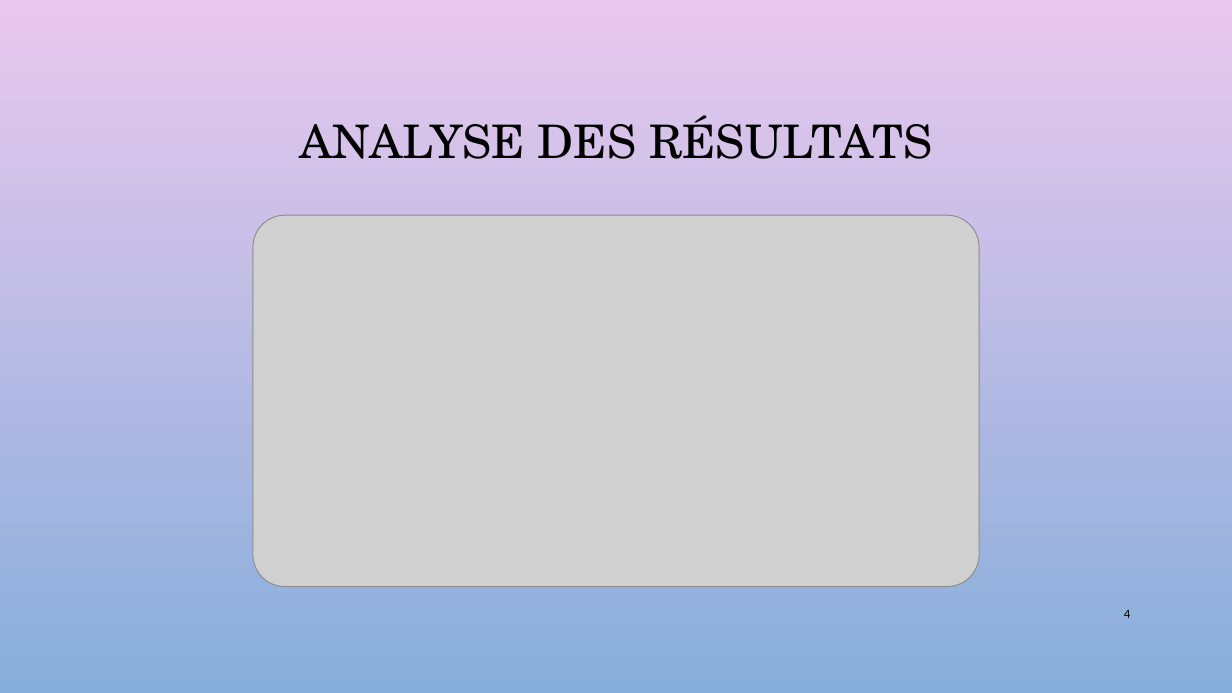
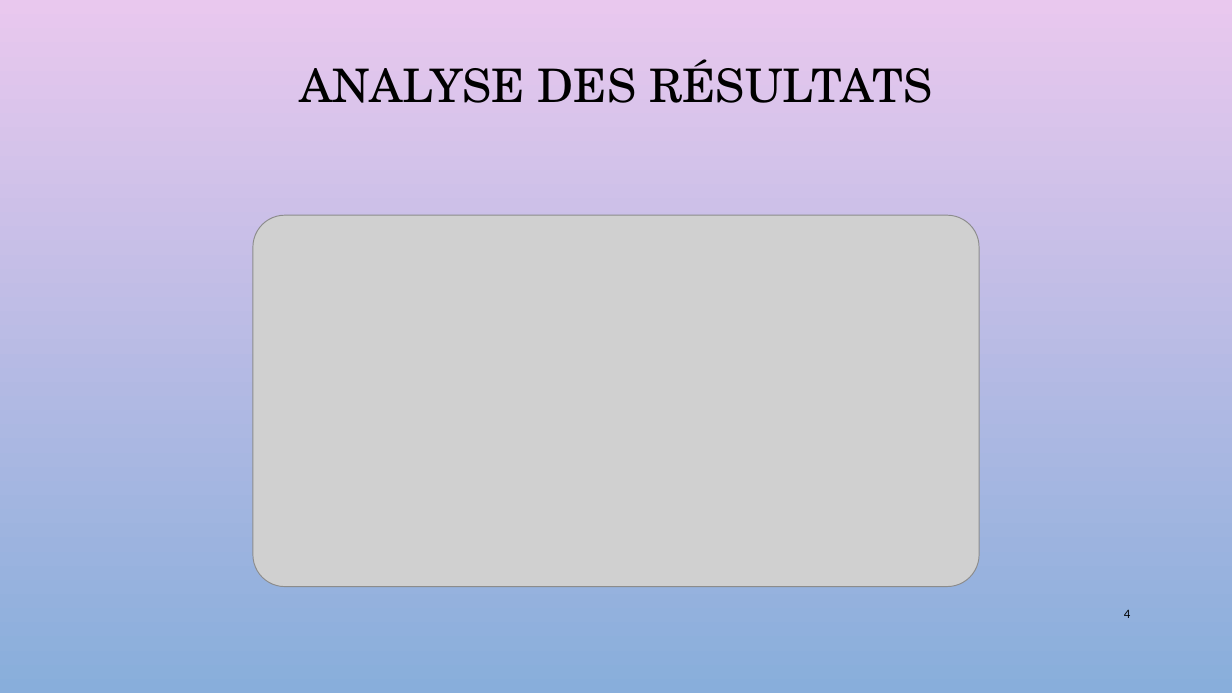
Before and after one commit to JuIes-Yann/IN104---letters-detection-, a slide deck: slide 4 of Présentation IN104.pptx. Drawn at 1232x693 pixels with LibreOffice and Linux fonts; fonts in the diff are those of the drawing; grey boxes stand for pictures; background and template pictures are left out. Boxes give left, top, right and bottom in pixels: in the first picture for what was removed or moved away, otherwise in the second. Text is boxed around its words. In the diff, an @@ line names an element or a change of style, - is before the commit and + after.

```diff
--- a/Présentation IN104.pptx
+++ b/Présentation IN104.pptx
@@ title "ANALYSE DES RÉSULTATS": place and size @@
-title "ANALYSE DES RÉSULTATS" at [299, 115, 932, 159]
+title "ANALYSE DES RÉSULTATS" at [299, 59, 932, 103]
```
Also in this commit, not shown: 2 slides added.
